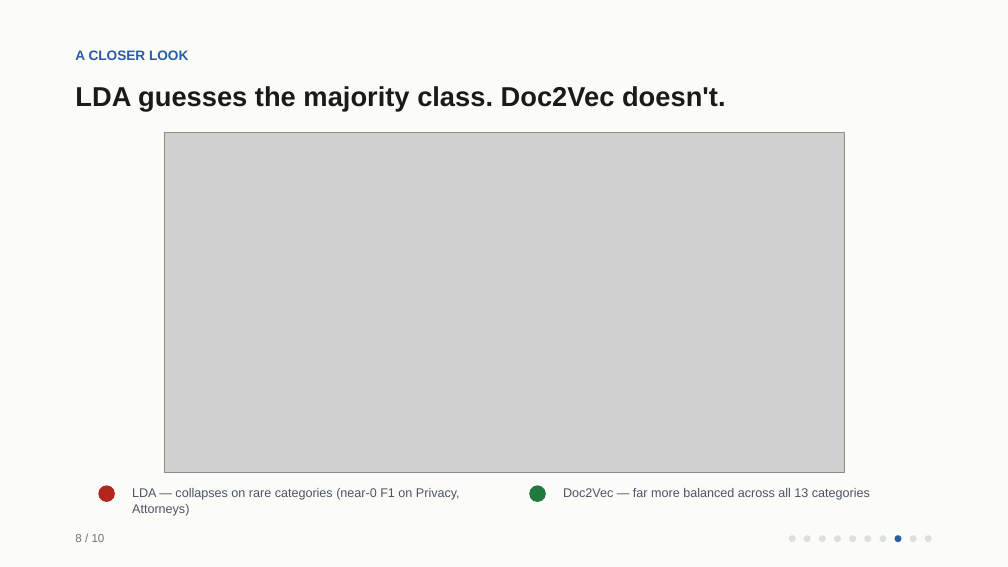
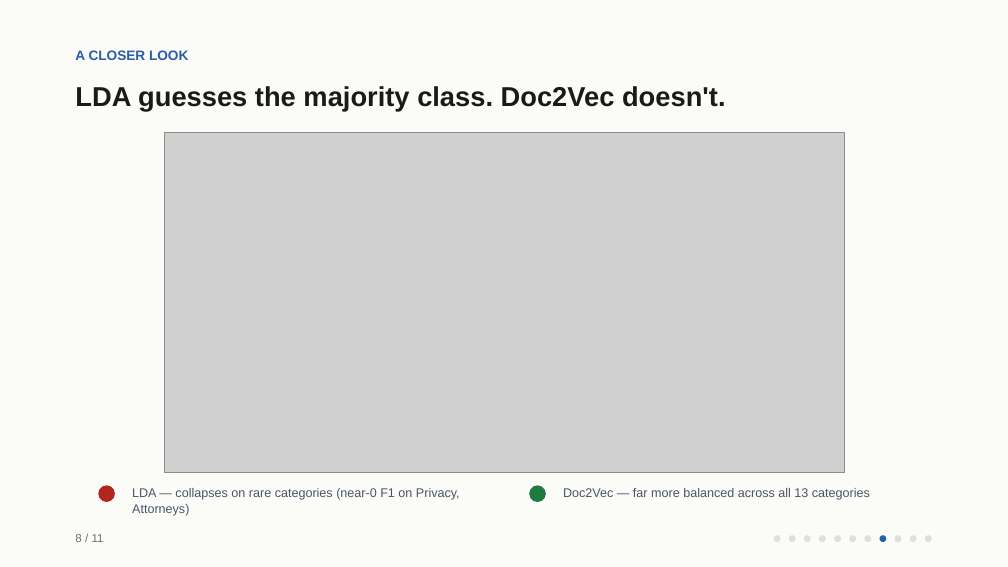
Before and after one commit to amogh-herle/ML-MINI-PROJECT, a slide deck: slide 9 of report/slides.pptx. Drawn at 1008x567 pixels with LibreOffice and Linux fonts; fonts in the diff are those of the drawing; grey boxes stand for pictures. Boxes give left, top, right and bottom in pixels: in the first picture for what was removed or moved away, otherwise in the second. Text is boxed around its words. In the diff, an @@ line names an element or a change of style, - is before the commit and + after.

```diff
--- a/report/slides.pptx
+++ b/report/slides.pptx
@@ text at (x1=75, y1=534, x2=104, y2=542): text changed @@
-8 / 10
+8 / 11
@@ ellipse added at (x1=774, y1=535, x2=780, y2=542), fill #DDE1DC @@
@@ ellipse moved from (x1=895, y1=535, x2=901, y2=542) to (x1=879, y1=535, x2=886, y2=542) @@
@@ ellipse moved from (x1=879, y1=535, x2=886, y2=542) to (x1=895, y1=535, x2=901, y2=542) @@
```
Also in this commit, not shown: 9 other slides changed, 1 slide added, 10 other files.
